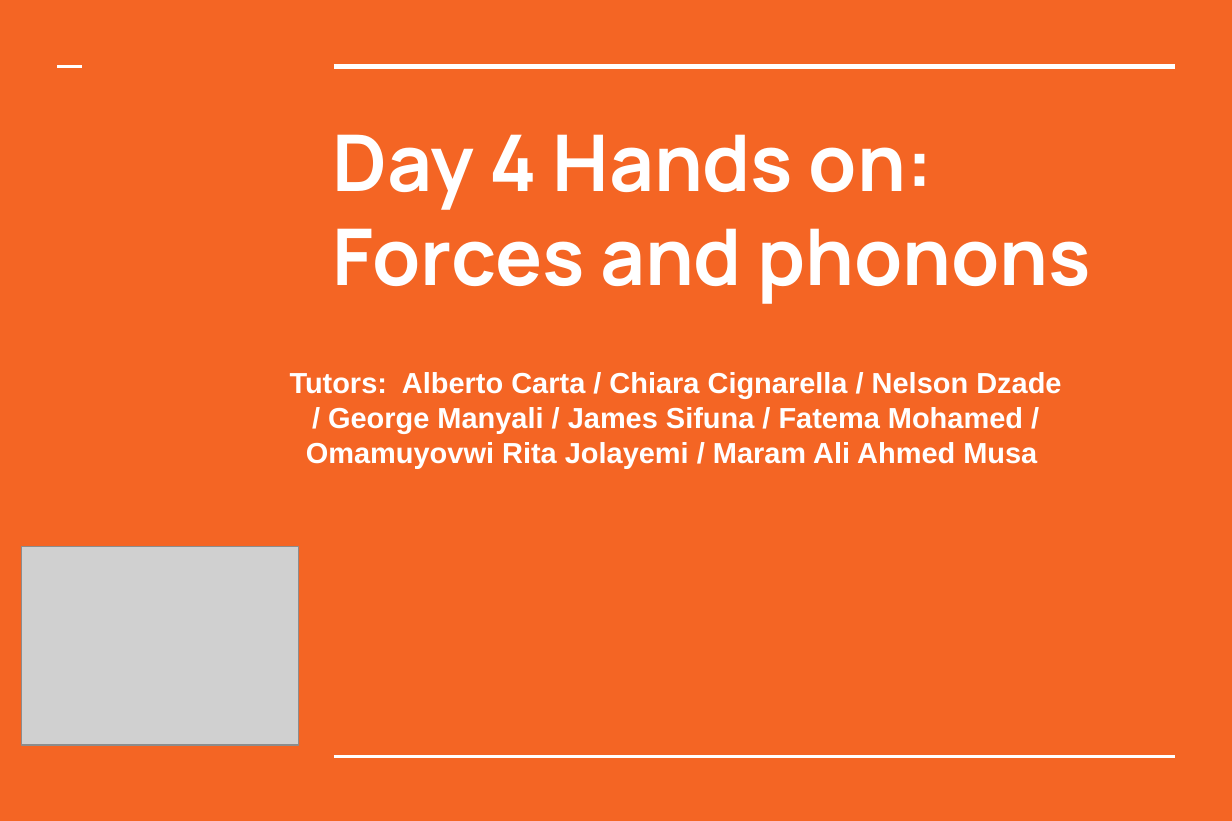
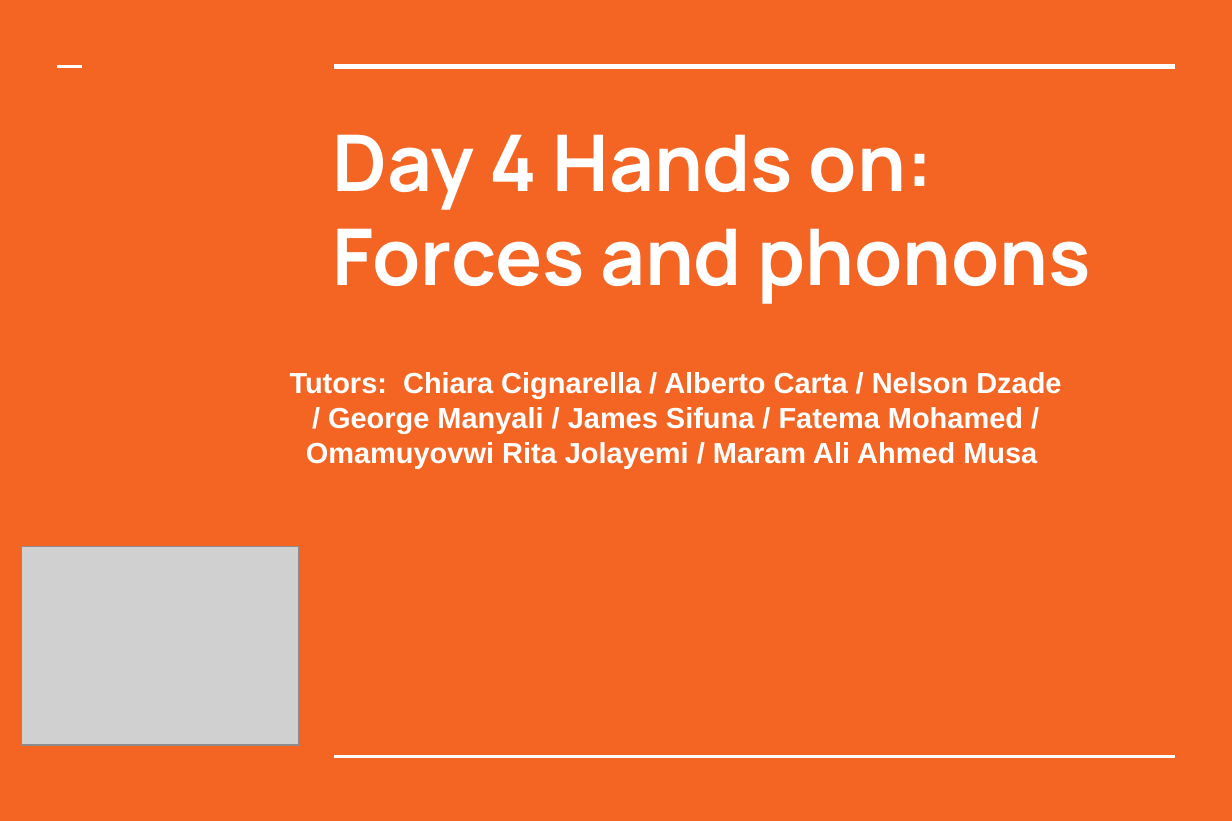
Before and after one commit to asesma-org/ASESMA2025, a slide deck: slide 1 of Hands-on-basic/Slides_pptx/Day4.pptx. Drawn at 1232x821 pixels with LibreOffice and Linux fonts; fonts in the diff are those of the drawing; grey boxes stand for pictures. Boxes give left, top, right and bottom in pixels: in the first picture for what was removed or moved away, otherwise in the second. Text is boxed around its words. In the diff, an @@ line names an element or a change of style, - is before the commit and + after.

```diff
--- a/Hands-on-basic/Slides_pptx/Day4.pptx
+++ b/Hands-on-basic/Slides_pptx/Day4.pptx
@@ text at (290, 372, 1061, 468): text changed @@
-Tutors: Alberto Carta / Chiara Cignarella / Nelson Dzade / George Manyali / James Sifuna / Fatema Mohamed / Omamuyovwi Rita Jolayemi / Maram Ali Ahmed Musa
+Tutors: Chiara Cignarella / Alberto Carta / Nelson Dzade / George Manyali / James Sifuna / Fatema Mohamed / Omamuyovwi Rita Jolayemi / Maram Ali Ahmed Musa
```
Also in this commit, not shown: 3 other files.
